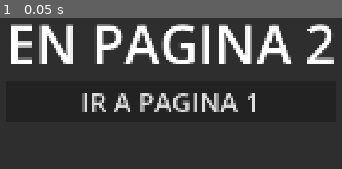
Above: before the commit, frame 1.
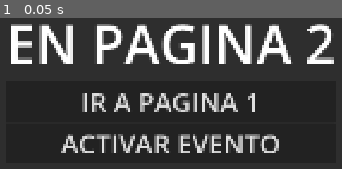
Above: after the commit, the same moment.

Repository: AlfredoCamarena/GD-Phone
Game: Godot game, scene res://GameContent/Data/Webpages/example/page2/page2.tscn
Same seed, same stepped clock (60 frames per second), same inputs: the game is played once before the commit and once after it. This scene is started directly instead of the project's main scene. The engine's default icon, where the game draws it, is replaced by a stand-in: a white triangle on a blue panel in a dark square. Sound files missing from this copy of the repository are replaced by a short silence.
Inputs:
- Up to frame 1 (0.05 s): no input

The runs differ from the first frame. In frame 1, 3.8% of the frame differs, in the area x 17-82%, y 76-90%.

Commit message:
Add example events

Diff:
--- a/GameContent/Data/Webpages/example/example.gd
+++ b/GameContent/Data/Webpages/example/example.gd
@@ -1,9 +1,13 @@
 extends WebPage
 
 @export var url: String
+@export var event: StoryEvent
 
 @onready var button: Button = $PanelContainer/VBoxContainer/Button
+@onready var button_2: Button = $PanelContainer/VBoxContainer/Button2
 
 func _ready() -> void:
 	button.pressed.connect(func()->void:
 		navigate_to_url_requested.emit(url))
+	button_2.pressed.connect(func()->void:
+		trigger_event_requested.emit(event))
--- a/GameContent/Data/Webpages/example/page1/page1.tscn
+++ b/GameContent/Data/Webpages/example/page1/page1.tscn
@@ -1,6 +1,7 @@
 [gd_scene format=3 uid="uid://ctr0rc70m11y5"]
 
 [ext_resource type="Script" uid="uid://c1126e7766382" path="res://GameContent/Data/Webpages/example/example.gd" id="1_7f5ai"]
+[ext_resource type="Resource" uid="uid://2vka83hve84a" path="res://GameContent/Data/Events/NewNotification/test_notification.tres" id="2_oip3m"]
 
 [node name="Page1" type="Control" unique_id=1772820898]
 layout_mode = 3
@@ -11,6 +12,7 @@
 grow_vertical = 2
 script = ExtResource("1_7f5ai")
 url = "page2.com"
+event = ExtResource("2_oip3m")
 metadata/_custom_type_script = "uid://58fb3lgeism6"
 
 [node name="PanelContainer" type="PanelContainer" parent="." unique_id=1735614291]
@@ -35,3 +37,8 @@
 layout_mode = 2
 theme_override_font_sizes/font_size = 64
 text = "IR A PAGINA 2"
+
+[node name="Button2" type="Button" parent="PanelContainer/VBoxContainer" unique_id=1567894247]
+layout_mode = 2
+theme_override_font_sizes/font_size = 64
+text = "ACTIVAR EVENTO"
--- a/GameContent/Data/Webpages/example/page2/page2.tscn
+++ b/GameContent/Data/Webpages/example/page2/page2.tscn
@@ -1,6 +1,7 @@
 [gd_scene format=3 uid="uid://d11rsi4exrei5"]
 
 [ext_resource type="Script" uid="uid://c1126e7766382" path="res://GameContent/Data/Webpages/example/example.gd" id="1_6ifau"]
+[ext_resource type="Resource" uid="uid://bl33yeocr7lh5" path="res://GameContent/Data/Events/IncomingCall/test_call.tres" id="2_ym3n7"]
 
 [node name="Page2" type="Control" unique_id=1970516370]
 layout_mode = 3
@@ -11,6 +12,7 @@
 grow_vertical = 2
 script = ExtResource("1_6ifau")
 url = "page1.com"
+event = ExtResource("2_ym3n7")
 metadata/_custom_type_script = "uid://58fb3lgeism6"
 
 [node name="PanelContainer" type="PanelContainer" parent="." unique_id=967928187]
@@ -35,3 +37,8 @@
 layout_mode = 2
 theme_override_font_sizes/font_size = 64
 text = "IR A PAGINA 1"
+
+[node name="Button2" type="Button" parent="PanelContainer/VBoxContainer" unique_id=1870607250]
+layout_mode = 2
+theme_override_font_sizes/font_size = 64
+text = "ACTIVAR EVENTO"
